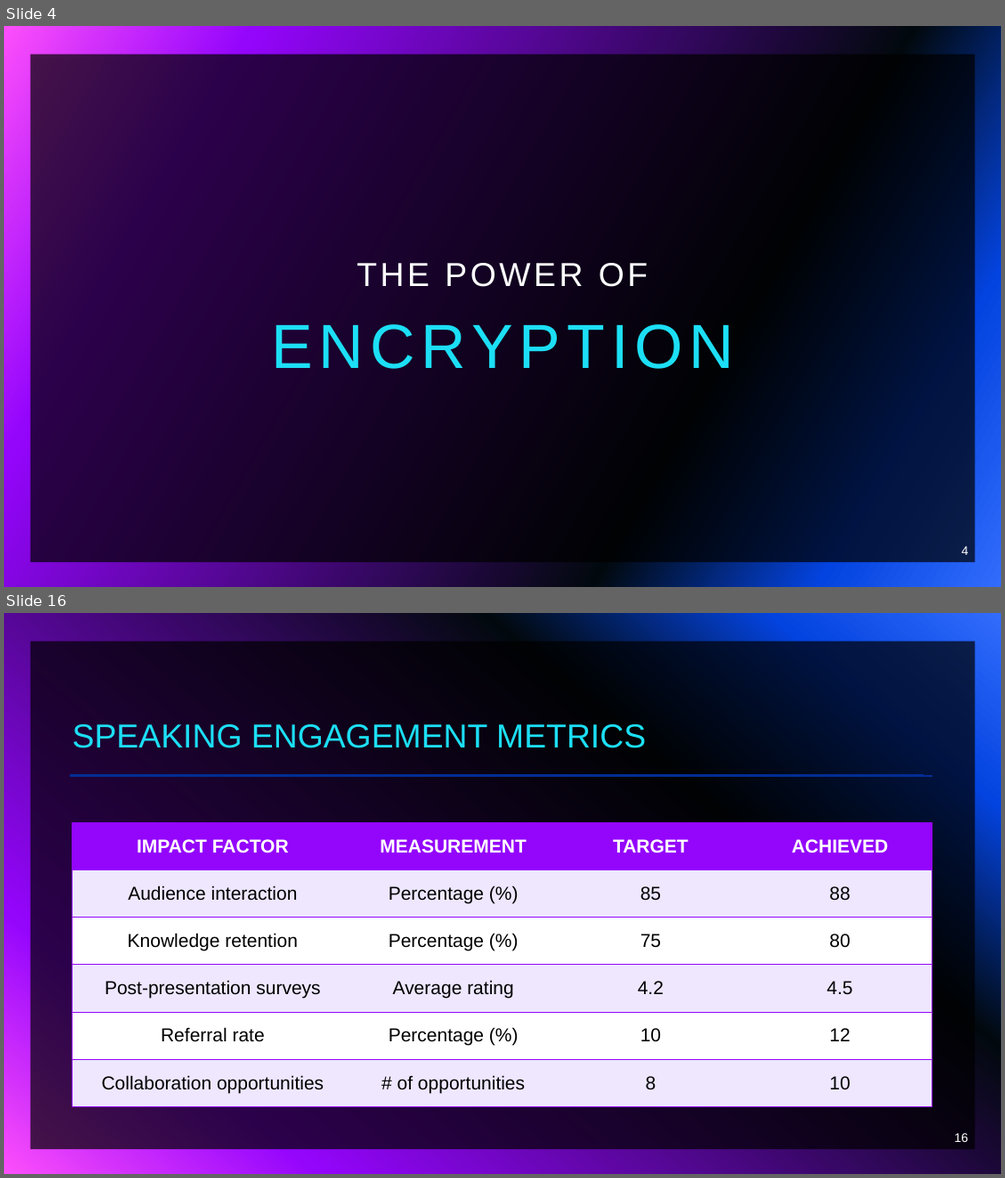
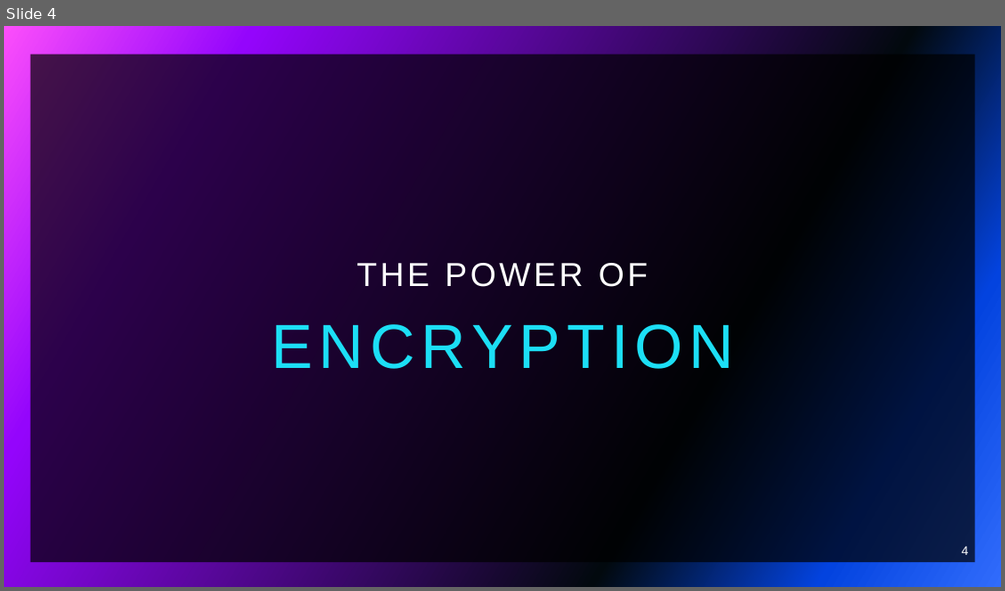
Before and after one commit to brodante/KeyGuardian, a slide deck: papers/PPT/KeyGuardian.pptx. Shown one above the other, each under a label of ours: slides 4 and 16 before the commit, slide 4 after it; the slides between them are not shown. The pictures are 1005x1178 and 1005x591 pixels, drawn with LibreOffice and Linux fonts; fonts in the diff are those of the drawing. Boxes give left, top, right and bottom in pixels: in the first picture for what was removed or moved away, otherwise in the second. Text is boxed around its words. In the diff, an @@ line names an element or a change of style, - is before the commit and + after.

```diff
--- a/papers/PPT/KeyGuardian.pptx
+++ b/papers/PPT/KeyGuardian.pptx
@@ slide 16 removed at (x1=4, y1=613, x2=1001, y2=1174), background gradient #316CFC to #0343DF to #02090E to #9405FC to #FC4EFB; not listed: 1 template element that a slide beside it also shows @@
@@ title removed at (x1=73, y1=724, x2=646, y2=748) @@
-SPEAKING ENGAGEMENT METRICS
@@ line removed from (70, 776) to (933, 776) @@
@@ line removed from (70, 775) to (923, 775) @@
@@ table removed at (x1=72, y1=822, x2=933, y2=1107), 6 rows, 4 columns @@
-IMPACT FACTOR | MEASUREMENT | TARGET | ACHIEVED
-Audience interaction | Percentage (%) | 85 | 88
-Knowledge retention | Percentage (%) | 75 | 80
-Post-presentation surveys | Average rating | 4.2 | 4.5
-Referral rate | Percentage (%) | 10 | 12
-Collaboration opportunities | # of opportunities | 8 | 10
@@ page number removed at (x1=955, y1=1133, x2=969, y2=1142) @@
-16
```
Also in this commit, not shown: 5 slides changed, 8 slides added, 7 other slides removed, 34 other files.
